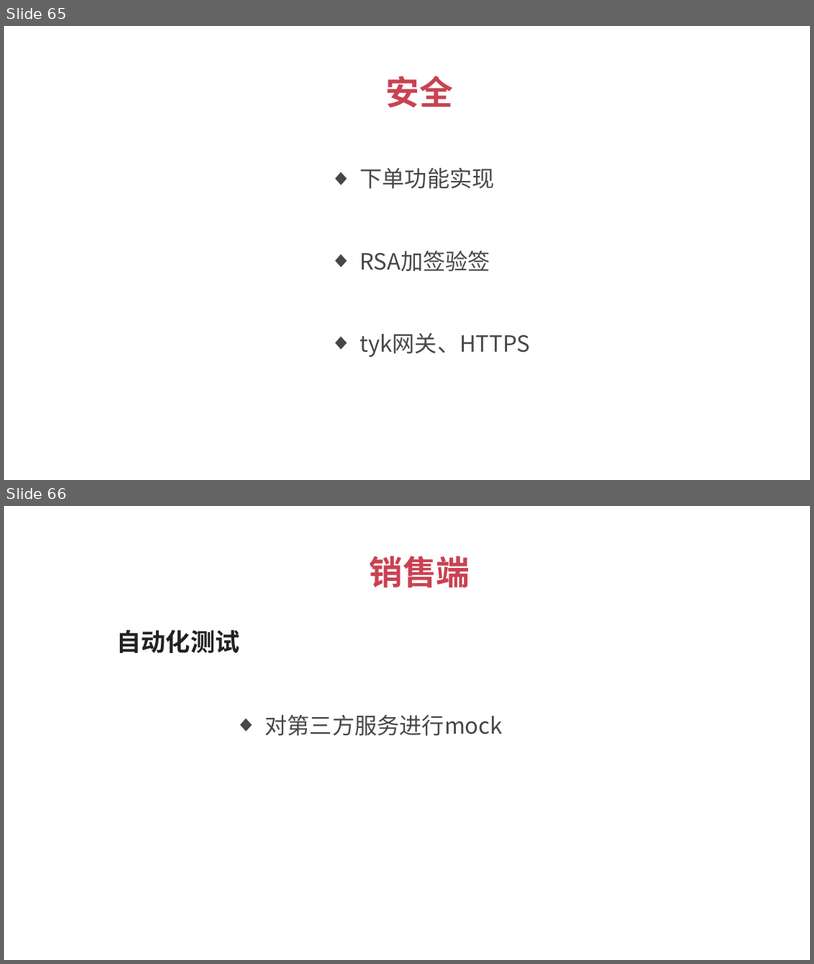
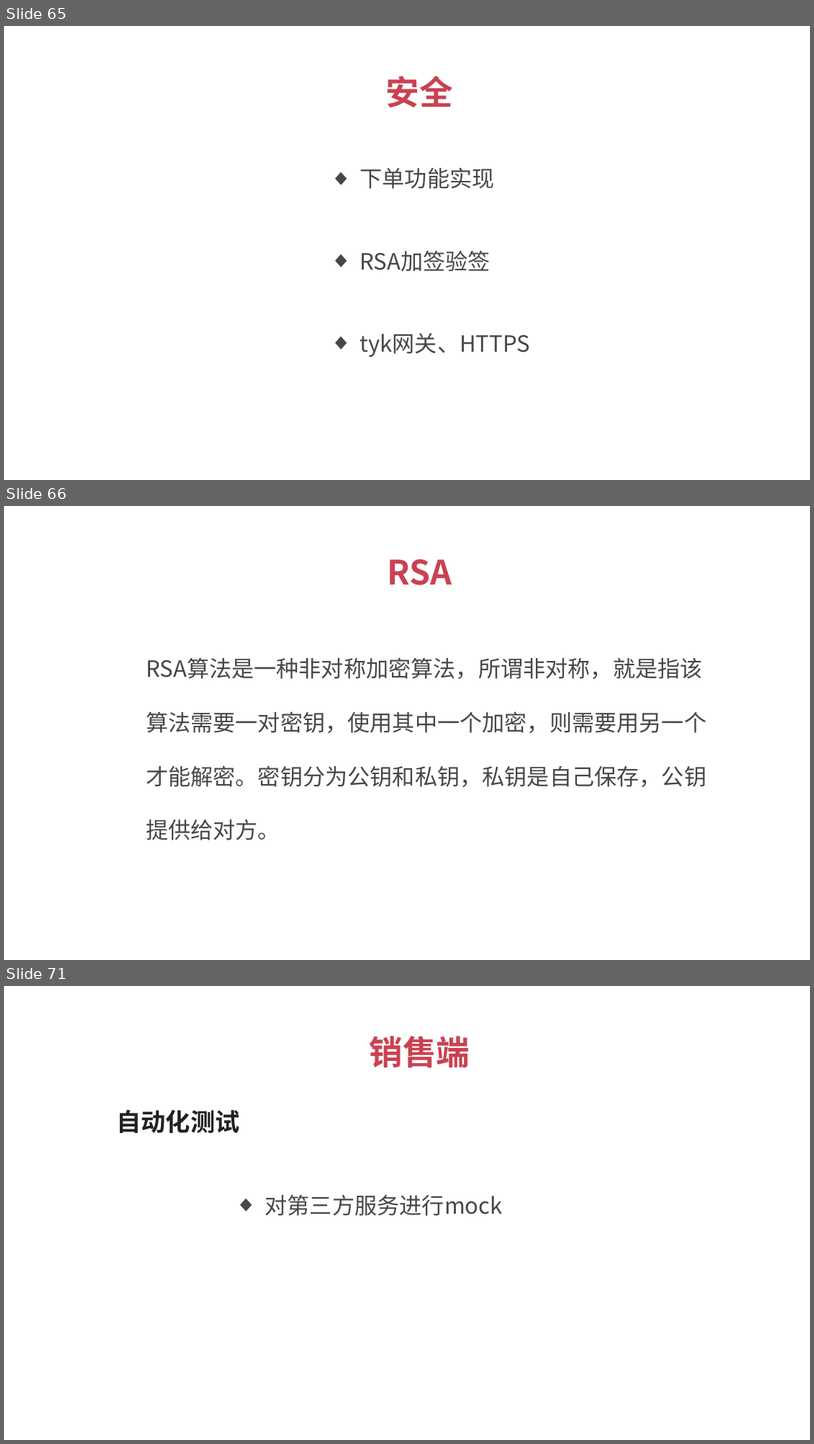
Before and after one commit to 1329555958/financial, a slide deck: 理财平台.pptx. Shown one above the other, each under a label of ours: slides 65 and 66 before the commit, slides 65, 66 and 71 after it; the slides between them are not shown. The pictures are 814x964 and 814x1444 pixels, drawn with LibreOffice and Linux fonts; fonts in the diff are those of the drawing. Boxes give left, top, right and bottom in pixels: in the first picture for what was removed or moved away, otherwise in the second. Text is boxed around its words. In the diff, an @@ line names an element or a change of style, - is before the commit and + after.

```diff
--- a/理财平台.pptx
+++ b/理财平台.pptx
@@ slide 66 added at box(4, 506, 810, 960), background #FFFFFF @@
@@ text added at box(387, 559, 452, 585), 30 pt, text #C94251, bold @@
+RSA
@@ text added at box(146, 657, 707, 840), 20 pt, text #474747 @@
+  RSA算法是一种非对称加密算法，所谓非对称，就是指该算法需要一对密钥，使用其中一个加密，则需要用另一个才能解密。密钥分为公钥和私钥，私钥是自己保存，公钥提供给对方。
@@ what was slide 66 is now slide 71 @@
```
Also in this commit, not shown: 4 other slides added, 9 other files.
